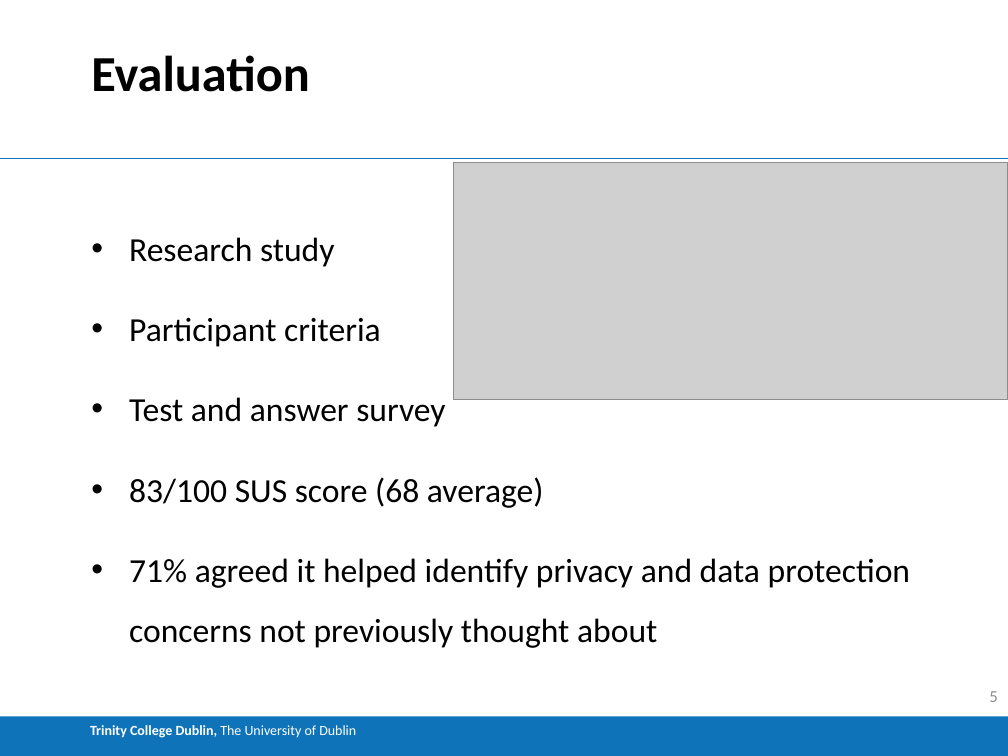
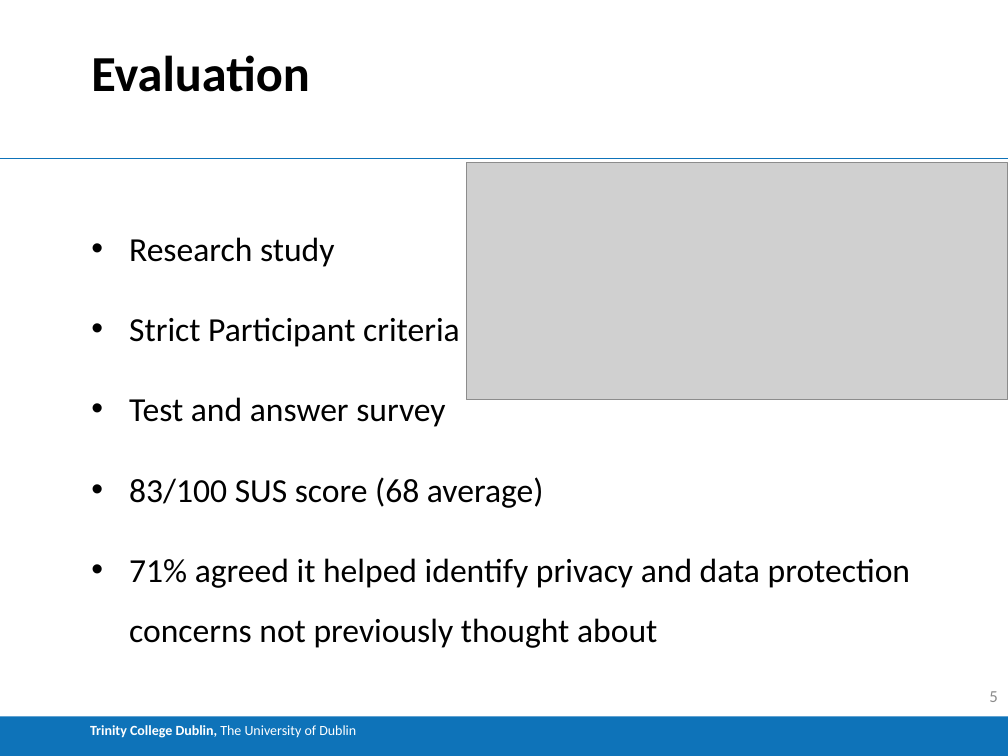
Before and after one commit to Buckley258/FYP, a slide deck: slide 5 of PresentationFYP.pptx. Drawn at 1008x756 pixels with LibreOffice and Linux fonts; fonts in the diff are those of the drawing; grey boxes stand for pictures. Boxes give left, top, right and bottom in pixels: in the first picture for what was removed or moved away, otherwise in the second. Text is boxed around its words. In the diff, an @@ line names an element or a change of style, - is before the commit and + after.

Commit message:
poster and presentation

```diff
--- a/PresentationFYP.pptx
+++ b/PresentationFYP.pptx
@@ picture: place and size @@
-picture at (454, 162, 1008, 399)
+picture at (466, 162, 1008, 399)
@@ text at (129, 317, 460, 347): text changed @@
-• Participant criteria
+• Strict Participant criteria
```
Also in this commit, not shown: 2 other files.
